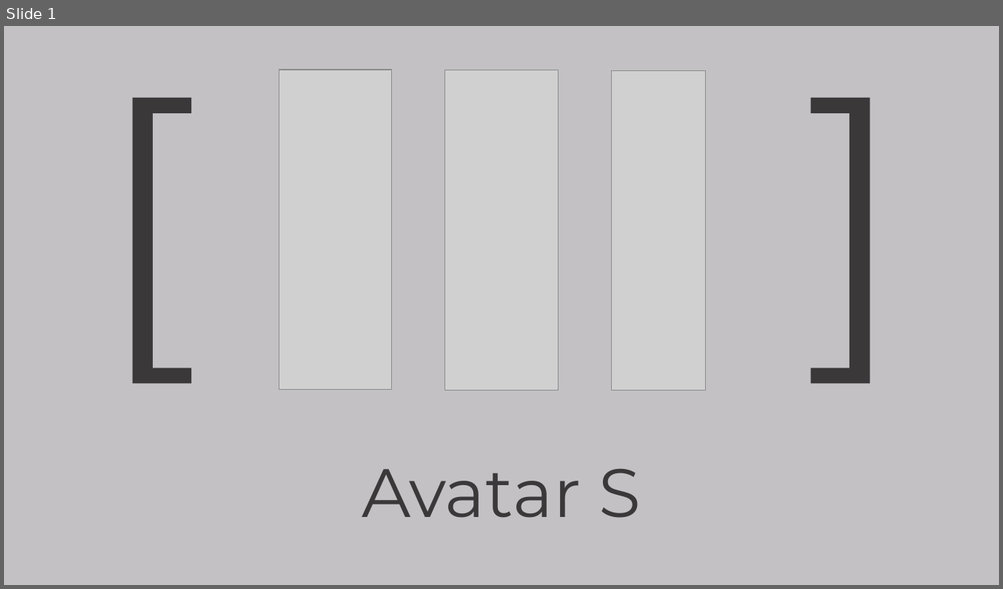
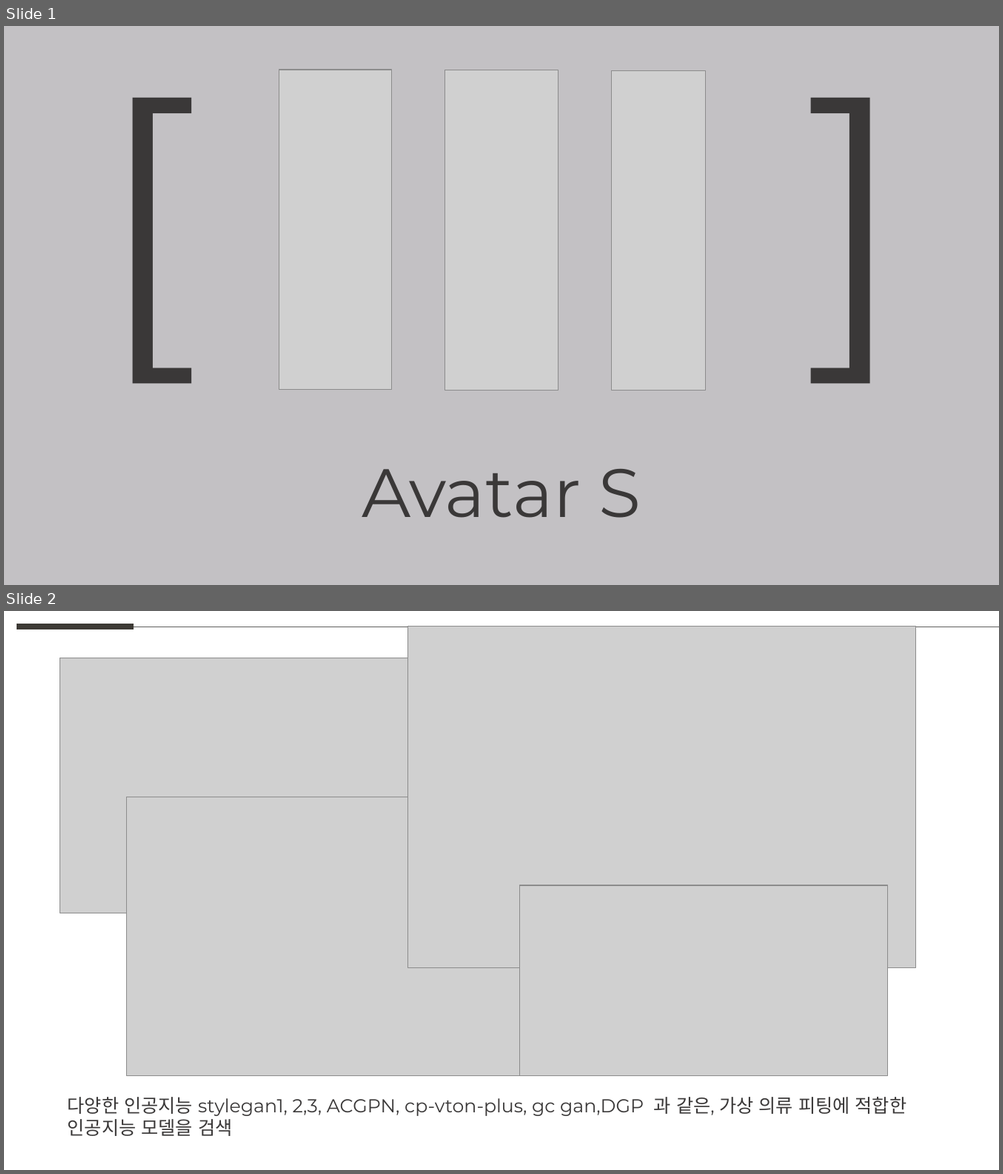
Before and after one commit to weaknessHero/Project_AvatarS, a slide deck: 발표자료/업데이트/LJHPPT.pptx. Shown one above the other, each under a label of ours: slide 1 before the commit, slides 1 and 2 after it. The pictures are 1003x589 and 1003x1174 pixels, drawn with LibreOffice and Linux fonts; fonts in the diff are those of the drawing; grey boxes stand for pictures. Boxes give left, top, right and bottom in pixels: in the first picture for what was removed or moved away, otherwise in the second. Text is boxed around its words. In the diff, an @@ line names an element or a change of style, - is before the commit and + after.

```diff
--- a/발표자료/업데이트/LJHPPT.pptx
+++ b/발표자료/업데이트/LJHPPT.pptx
@@ slide 2 added at [4,611,999,1170], background #FFFFFF @@
@@ line added from (17, 627) to (134, 627), #3D3A35 6 pt @@
@@ line added from (134, 627) to (999, 627), #5F5F5D 0.5 pt @@
@@ picture added at [407,627,915,968] @@
@@ picture added at [60,658,538,913] @@
@@ picture added at [126,797,584,1076] @@
@@ picture added at [520,886,888,1076] @@
@@ text added at [68,1097,907,1136], 18 pt, text #3A3838 @@
+다양한 인공지능 stylegan1, 2,3, ACGPN, cp-vton-plus, gc gan,DGP 과 같은, 가상 의류 피팅에 적합한 인공지능 모델을 검색
```
Also in this commit, not shown: 1 slide changed.
